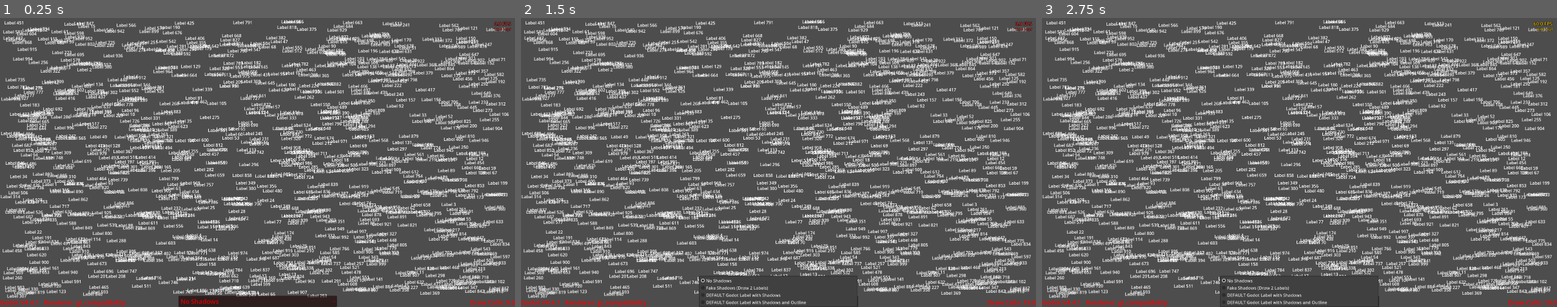
Above: before the commit, frames 1-3 (left to right).
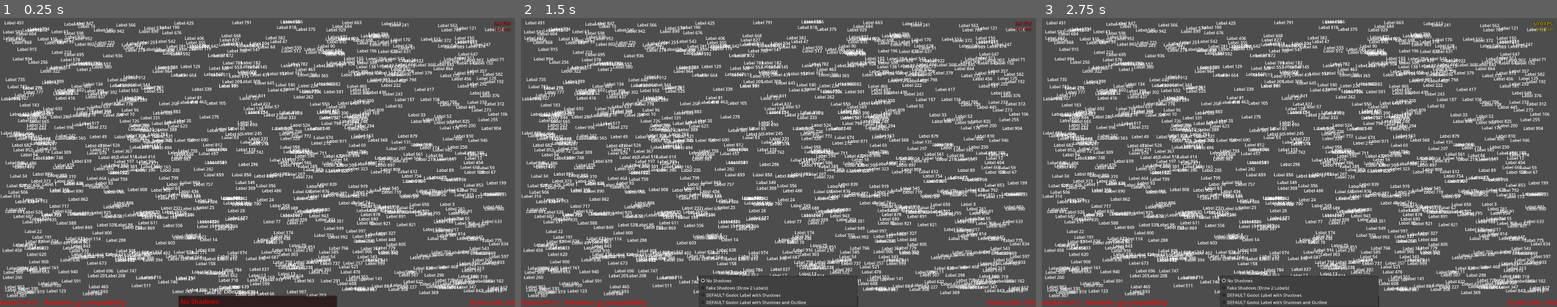
Above: after the commit, the same moments.

Repository: antzGames/Godot-4.4-vs-4.5-label-tests
Game: Godot game, scene res://label_test.tscn
The game is run twice, just before and just after one commit, with the same random seed, the same clock (stepped at 60 frames per second) and the same inputs.
Inputs:
- Up to frame 1 (0.25 s): no input
- Up to frame 2 (1.5 s): tap Enter at 0.5 s; click "No Shadows" at 1.25 s
- Up to frame 3 (2.75 s): tap Space at 2 s

The runs differ from the first frame. In frame 1, 24% of the frame differs, in the area x 0-99%, y 0-97%; in frame 2, 23%; in frame 3, 23%.

Commit message:
Updates.

Diff:
--- a/label_test.gd
+++ b/label_test.gd
@@ -22,8 +22,8 @@
 	var info_dict: Dictionary = Engine.get_version_info()
 	info.text = str("Godot V", info_dict["major"], ".", info_dict["minor"], ".", info_dict["patch"], "   Renderer: ", RenderingServer.get_current_rendering_method())
 
-	var win_size = DisplayServer.screen_get_size()
-	win_size -= Vector2i(91,52) # make 5% smaller
+	var win_size = DisplayServer.window_get_size()
+	win_size *= 0.95 # make 5% smaller
 
 	match which_mode:
 		0: # NO SHADOWS
